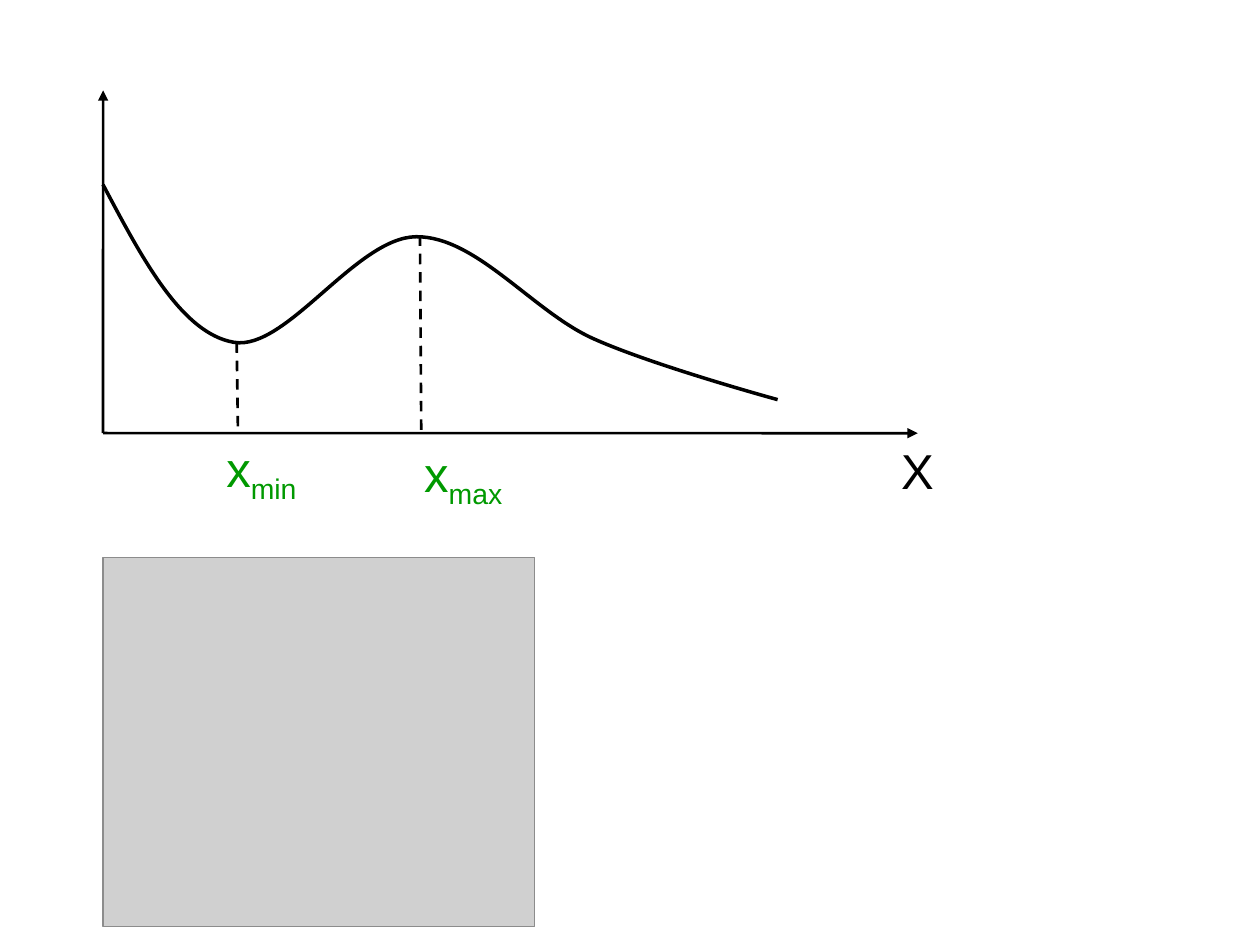
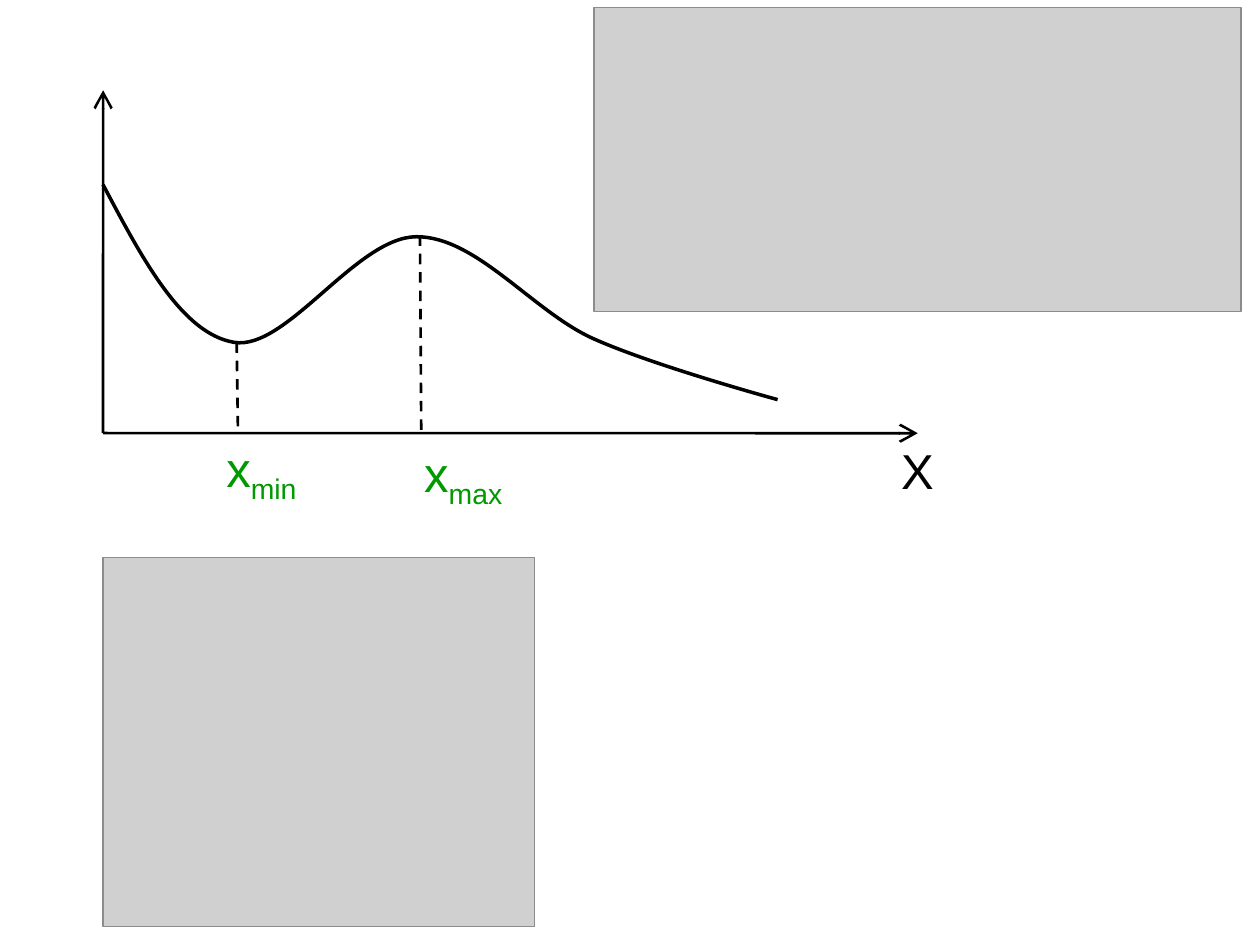
Before and after one commit to l432/NMK, a slide deck: slide 11 of Lecture/Mechanics/sclad.ppt (slide 10 before the commit). Drawn at 1260x945 pixels with LibreOffice and Linux fonts; fonts in the diff are those of the drawing; grey boxes stand for pictures. Boxes give left, top, right and bottom in pixels: in the first picture for what was removed or moved away, otherwise in the second. Text is boxed around its words. In the diff, an @@ line names an element or a change of style, - is before the commit and + after.

```diff
--- a/Lecture/Mechanics/sclad.ppt
+++ b/Lecture/Mechanics/sclad.ppt
@@ picture added at <box>595,8,1241,311</box> @@
@@ arrow (103, 433) - (103, 91): arrowheads changed @@
@@ arrow (103, 433) - (917, 433): arrowheads changed @@
```
Also in this commit, not shown: 2 other slides changed, 20 slides added, 2 other files.
